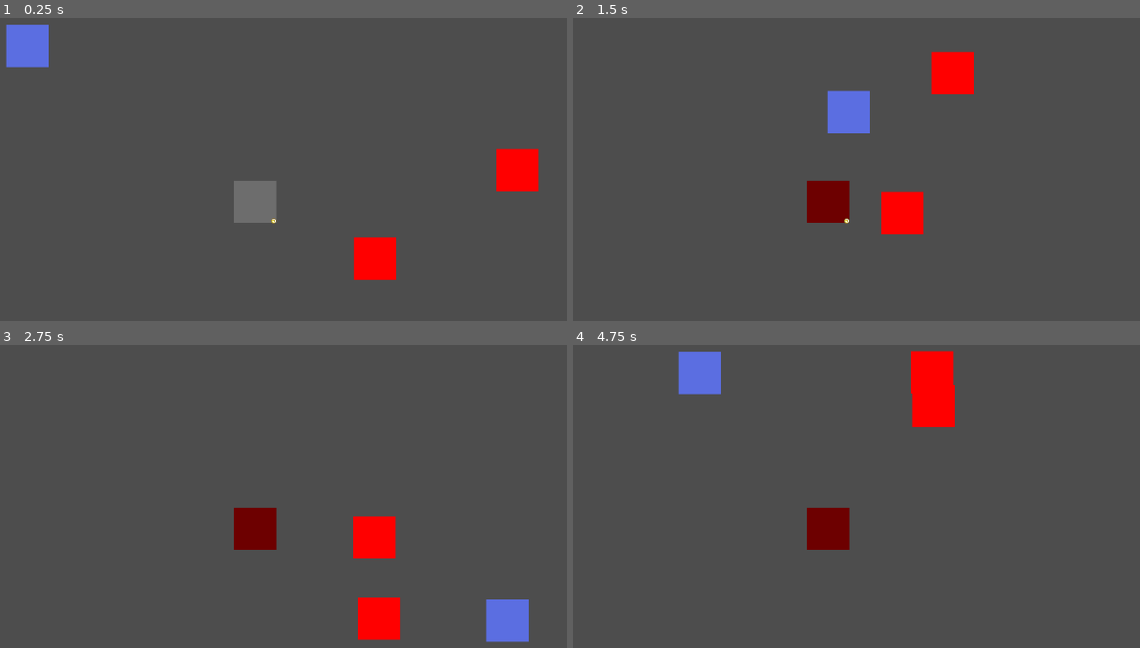
Above: before the commit, frames 1-4 (two rows, left to right).
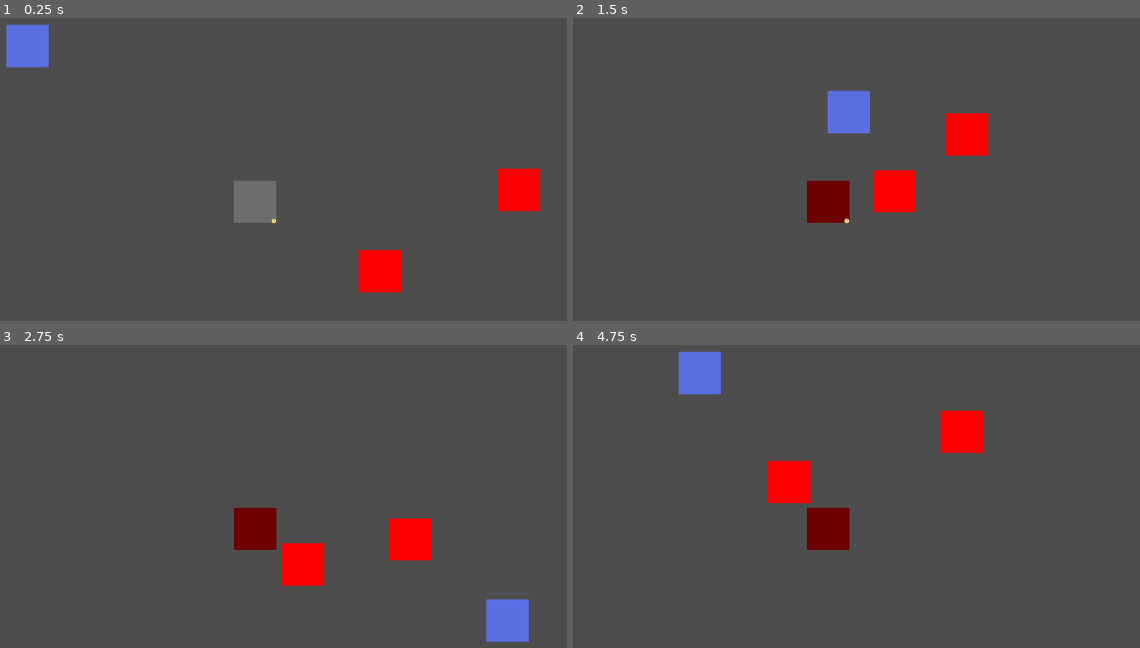
Above: after the commit, the same moments.

Repository: GoldenAppler-eng/Psyches-Dungeon
Game: Godot game, scene res://scenes/world.tscn
Same seed, same stepped clock (60 frames per second), same inputs: the game is played once before the commit and once after it.
Inputs:
- Up to frame 1 (0.25 s): no input
- Up to frame 2 (1.5 s): hold D (move_right) 0.53-1.28 s; tap Space (attack) at 0.6 s; hold S (move_down) from 1.28 s (still down); tap E (open_chest) at 1.35 s
- Up to frame 3 (2.75 s): release S (move_down) at 2.03 s; hold D (move_right) from 2.03 s (still down); tap Space (attack) at 2.1 s
- Up to frame 4 (4.75 s): release D (move_right) at 2.78 s; hold W (move_up) 2.78-3.53 s; tap E (open_chest) at 2.85, 4.35 s; hold A (move_left) from 3.53 s (still down); tap Space (attack) at 3.6 s

The runs differ from the first frame. In frame 1, 1.9% of the frame differs, in the area x 62-96%, y 43-91%; in frame 2, 3.4%; in frame 3, 3.9%, in the area x 49-77%, y 56-98%; in frame 4, 3.8%.

Commit message:
Improved enemy AI

Diff:
--- a/prefabs/enemy.tscn
+++ b/prefabs/enemy.tscn
@@ -12,6 +12,9 @@
 
 [sub_resource type="CircleShape2D" id="CircleShape2D_1cfmq"]
 radius = 17.0294
+
+[sub_resource type="CircleShape2D" id="CircleShape2D_tfr4d"]
+radius = 133.135
 
 [node name="enemy" type="CharacterBody2D"]
 collision_layer = 8
@@ -50,5 +53,16 @@
 [node name="InvincibilityTimer" type="Timer" parent="."]
 unique_name_in_owner = true
 
+[node name="ObjectDetectionArea" type="Area2D" parent="."]
+unique_name_in_owner = true
+collision_layer = 0
+collision_mask = 282
+monitorable = false
+
+[node name="CollisionShape2D" type="CollisionShape2D" parent="ObjectDetectionArea"]
+shape = SubResource("CircleShape2D_tfr4d")
+
 [connection signal="timeout" from="AttackCooldownTimer" to="." method="_on_attack_cooldown_timer_timeout"]
 [connection signal="timeout" from="InvincibilityTimer" to="." method="_on_invincibility_timer_timeout"]
+[connection signal="body_entered" from="ObjectDetectionArea" to="." method="_on_object_detection_area_body_entered"]
+[connection signal="body_exited" from="ObjectDetectionArea" to="." method="_on_object_detection_area_body_exited"]
--- a/prefabs/trap.tscn
+++ b/prefabs/trap.tscn
@@ -9,9 +9,10 @@
 [sub_resource type="RectangleShape2D" id="RectangleShape2D_p88kq"]
 size = Vector2(64, 64)
 
-[node name="trap" type="StaticBody2D"]
+[node name="trap" type="RigidBody2D"]
 collision_layer = 16
 collision_mask = 0
+gravity_scale = 0.0
 script = ExtResource("1_4d2cc")
 
 [node name="Sprite2D" type="Sprite2D" parent="."]
@@ -19,7 +20,6 @@
 
 [node name="CollisionShape2D" type="CollisionShape2D" parent="."]
 shape = SubResource("RectangleShape2D_fr2w3")
-disabled = true
 
 [node name="ActivatedArea" type="Area2D" parent="."]
 collision_layer = 0
--- a/scripts/enemy.gd
+++ b/scripts/enemy.gd
@@ -5,11 +5,12 @@
 const GOLD_CHANCE := .4
 const DAMAGE := 10
 const KNOCKBACK_MODIFIER := 20
-const STOP_DISTANCE := 50
 
 @export var max_health : int = 100
 
 @onready var damager_hitbox : Area2D = $%DamagerHitbox
+@onready var object_detection_area : Area2D = $%ObjectDetectionArea
+
 @onready var attack_cooldown_timer : Timer = $%AttackCooldownTimer
 @onready var invincibility_timer : Timer = $%InvincibilityTimer
 
@@ -24,6 +25,10 @@
 var _charging := false
 var _invincible := false
 
+var avoided_objects : Array[Node2D] = []
+
+var _target_direction : Vector2
+
 func _ready() -> void:
 	health = max_health
 	damager_hitbox_offset = damager_hitbox.position.x
@@ -34,24 +39,27 @@
 func _physics_process(delta : float) -> void:
 	_check_health()
 
-	var horizontal_direction : float = sign(target_player.global_position.x - global_position.x)
-	var vertical_direction : float = sign(target_player.global_position.y - global_position.y)
+	var movement_direction := _enemy_movement(delta)
 
-	if global_position.distance_to(target_player.global_position) < STOP_DISTANCE or _invincible:
-		horizontal_direction = 0
-		vertical_direction = 0
-
-	_enemy_movement(horizontal_direction, vertical_direction, delta)
-	_enemy_anim(horizontal_direction, vertical_direction, delta)
+	_enemy_anim(movement_direction.x, movement_direction.y, delta)
 	_enemy_attack(delta)
 
 func _check_health() -> void:
 	if health <= 0:
 		_die()
 
-func _enemy_movement(horizontal_direction : float, vertical_direction : float, delta : float) -> void:
-	velocity.x = horizontal_direction * speed * delta
-	velocity.y = vertical_direction * speed * delta
+func _enemy_movement(delta : float) -> Vector2:
+	_get_target_direction()
+
+	var horizontal_direction : float = sign(_target_direction.x)
+	var vertical_direction : float = sign(_target_direction.y)
+
+	if _invincible:
+		horizontal_direction = 0
+		vertical_direction = 0
+
+	velocity.x = speed * _target_direction.x * delta
+	velocity.y = speed * _target_direction.y * delta
 
 	if horizontal_direction > 0:
 		damager_hitbox.position.x = damager_hitbox_offset
@@ -59,6 +67,34 @@
 		damager_hitbox.position.x = -damager_hitbox_offset
 
 	move_and_slide()
+
+	return Vector2(horizontal_direction, vertical_direction)
+
+func _get_target_direction() -> void:
+	var normalized_vector2_to_player : Vector2 = (target_player.global_position - global_position).normalized()
+	_target_direction = normalized_vector2_to_player
+
+	for object in avoided_objects:
+		if object == self:
+			continue
+
+		var normalized_vector2_to_object : Vector2 = (object.global_position - global_position).normalized()
+		var object_direction_weight : float = normalized_vector2_to_player.dot(normalized_vector2_to_object)
+
+		if object is Enemy:
+			object_direction_weight = 1 - abs(object_direction_weight)
+		elif object is Trap:
+			var trap : Trap = object as Trap
+
+			if not trap.activated:
+				object_direction_weight = 0
+		else:
+			#change later
+			object_direction_weight = abs(object_direction_weight)
+
+		_target_direction -= object_direction_weight * normalized_vector2_to_object
+
+	_target_direction = _target_direction.normalized()
 
 func _enemy_anim(horizontal_direction : float, vertical_direction : float, delta : float) -> void:
 	if _is_golden:
@@ -109,3 +145,11 @@
 
 func _on_invincibility_timer_timeout() -> void:
 	_invincible = false
+
+func _on_object_detection_area_body_entered(body : Node2D) -> void:
+	print(body.name)
+	avoided_objects.append(body)
+
+func _on_object_detection_area_body_exited(body : Node2D) -> void:
+	if avoided_objects.has(body):
+		avoided_objects.remove_at(avoided_objects.find(body))
--- a/scripts/trap.gd
+++ b/scripts/trap.gd
@@ -1,4 +1,5 @@
-extends StaticBody2D
+class_name Trap
+extends RigidBody2D
 
 const TRAP_DAMAGE : int = 10;
 
Not shown: 1 places in prefabs/enemy.tscn that only renumber resources
Not shown, added: scenes/wor22D4.tmp
